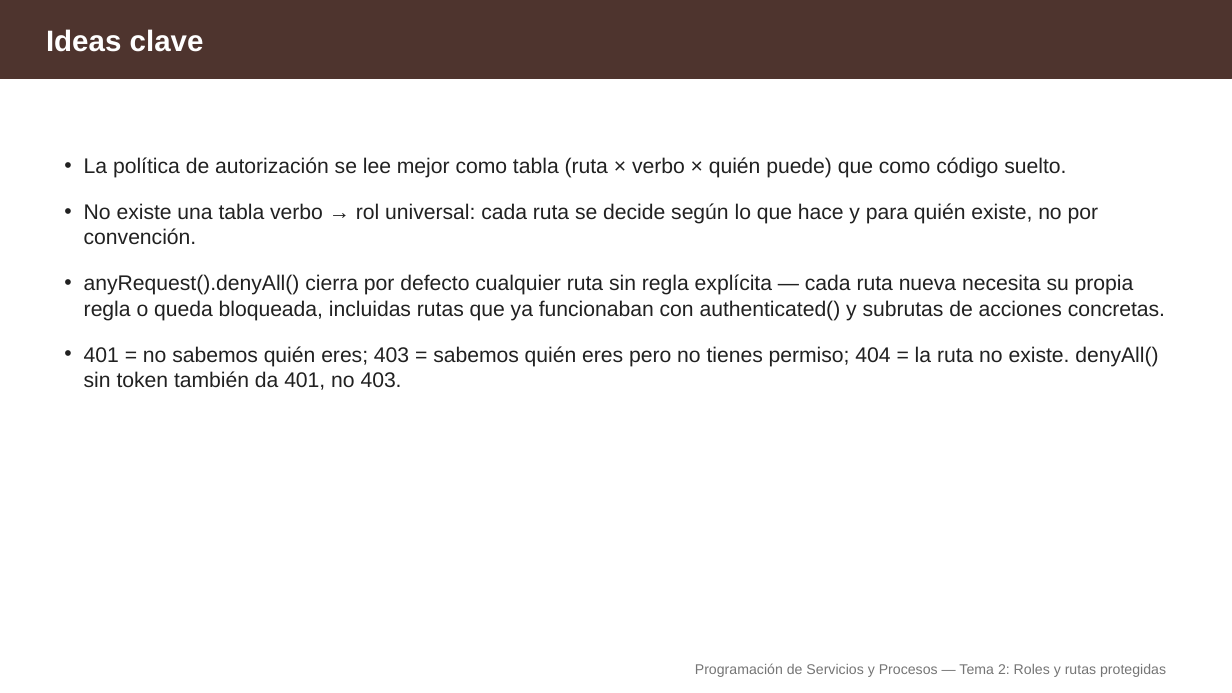
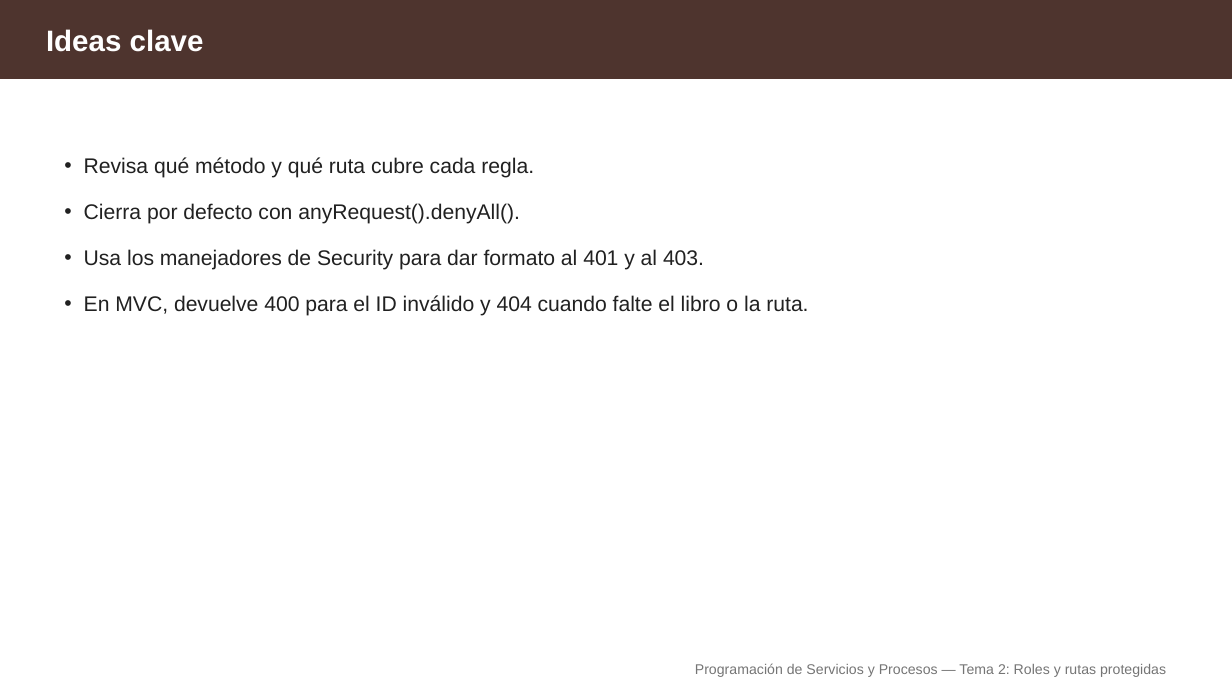
Before and after one commit to aitorventura/programacion-servicios-procesos, a slide deck: slide 19 of docs/tema2/diapositivas/roles-y-rutas-protegidas.pptx (slide 21 before the commit). Drawn at 1232x693 pixels with LibreOffice and Linux fonts; fonts in the diff are those of the drawing. Boxes give left, top, right and bottom in pixels: in the first picture for what was removed or moved away, otherwise in the second. Text is boxed around its words. In the diff, an @@ line names an element or a change of style, - is before the commit and + after.

Commit message:
actualizado tema2-roles-y-rutas-protegidas

```diff
--- a/docs/tema2/diapositivas/roles-y-rutas-protegidas.pptx
+++ b/docs/tema2/diapositivas/roles-y-rutas-protegidas.pptx
@@ text at (84, 157, 808, 316): text changed @@
-• La política de autorización se lee mejor como tabla (ruta × verbo × quién puede) que como código suelto.
-• No existe una tabla verbo → rol universal: cada ruta se decide según lo que hace y para quién existe, no por convención.
-• anyRequest().denyAll() cierra por defecto cualquier ruta sin regla explícita — cada ruta nueva necesita su propia regla o queda bloqueada, incluidas rutas que ya funcionaban con authenticated() y subrutas de acciones concretas.
-• 401 = no sabemos quién eres; 403 = sabemos quién eres pero no tienes permiso; 404 = la ruta no existe. denyAll() sin token también da 401, no 403.
+• Revisa qué método y qué ruta cubre cada regla.
+• Cierra por defecto con anyRequest().denyAll().
+• Usa los manejadores de Security para dar formato al 401 y al 403.
+• En MVC, devuelve 400 para el ID inválido y 404 cuando falte el libro o la ruta.
```
Also in this commit, not shown: 17 other slides changed, 3 slides removed, 4 other files.
